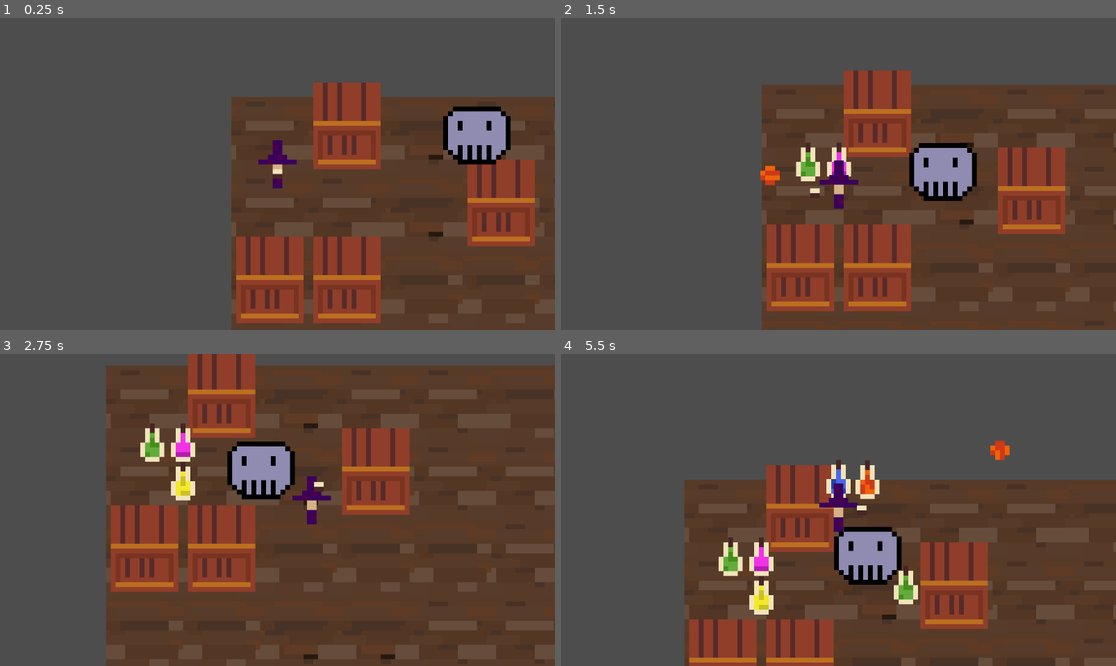
Above: before the commit, frames 1-4 (two rows, left to right).
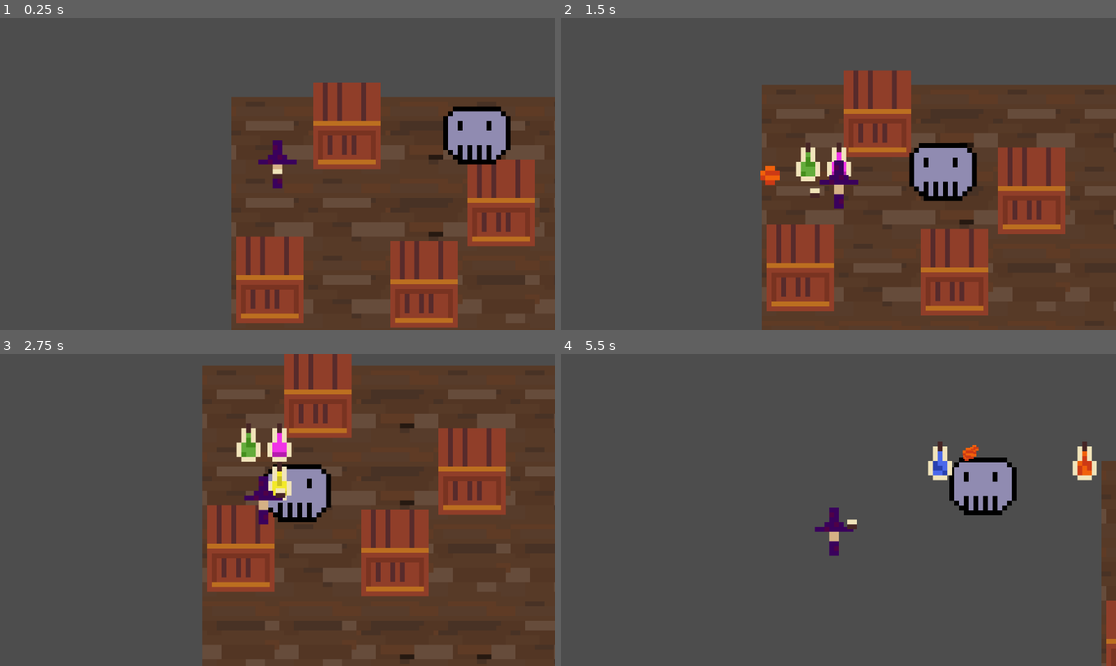
Above: after the commit, the same moments.

Repository: chluebi/ludum-dare-58
Game: Godot game, scene res://main.tscn
Same seed, same stepped clock (60 frames per second), same inputs: the game is played once before the commit and once after it.
Inputs (mouse positions are in pixels of both pictures, inside the frame that each line leads up to):
- Up to frame 1 (0.25 s): no input
- Up to frame 2 (1.5 s): tap Enter (ui_accept) at 0.5, 0.77 s; move the mouse to (960, 158) at 0.52 s; hold D (move_right) 0.53-1.28 s; click (960, 158) at 0.6 s; move the mouse to (727, 189) at 1.27 s; hold S (move_down) from 1.28 s (still down); click (727, 189) at 1.35 s
- Up to frame 3 (2.75 s): tap Enter (ui_accept) at 1.52 s; move the mouse to (333, 441) at 2.02 s; release S (move_down) at 2.03 s; hold D (move_right) from 2.03 s (still down); click (333, 441) at 2.1 s
- Up to frame 4 (5.5 s): move the mouse to (810, 572) at 2.77 s; release D (move_right) at 2.78 s; hold W (move_up) 2.78-3.53 s; click (810, 572) at 2.85 s; tap Enter (ui_accept) at 3.02, 3.77, 4.52 s; move the mouse to (1005, 556) at 3.52 s; hold A (move_left) 3.53-5.03 s; click (1005, 556) at 3.6 s; move the mouse to (672, 463) at 4.27 s; click (672, 463) at 4.35 s; move the mouse to (866, 510) at 5.02 s; hold S (move_down) from 5.03 s (still down); click (866, 510) at 5.1 s

The runs differ from the first frame. In frame 1, 5.8% of the frame differs, in the area x 56-83%, y 69-100%; in frame 2, 5.8%; in frame 3, 37%; in frame 4, 48%, in the area x 22-100%, y 27-100%.

Commit message:
better navigation

Diff:
--- a/enemy.gd
+++ b/enemy.gd
@@ -17,20 +17,42 @@
 	pass
 
 
+
+const offset := Vector2i(160, 160) * 0.5 # enemy is 16x16 scaled by 10
+
 func _physics_process(_delta: float) -> void:
-	var path = _tile_map.find_path(position, player.position)
+	var tile_pos := _tile_map.local_to_map(_tile_map.to_local(position))
+	var path = _tile_map.find_path(_tile_map.to_global(_tile_map.map_to_local(tile_pos)) - offset, player.position)
+	if len(path) < 1:
+		_move_to(player.position)
+		return
 
-	if len(path) > 1:
-		var next_local_point = path[1]
+	var tile_target := _tile_map.local_to_map(path[0])
 
-		# Convert the TileMap's Local Point (next_local_point) to the final World Coordinate.
-		# This correctly applies the TileMap's global position AND the 10x scale.
-		var next_world_point = _tile_map.to_global(next_local_point)
+	if (tile_pos == tile_target):
+		if len(path) > 1:
+			tile_target = _tile_map.local_to_map(path[1])
+		else:
+			_move_to(player.position)
+			return
 
-		_move_to(next_world_point)
+	print('tile pos ', tile_pos)
+	print('tile target ', tile_target)
+
+	if (tile_pos.x != tile_target.x):
+		print('moving x')
+		_move_to(_tile_map.to_global(_tile_map.map_to_local(Vector2(tile_target.x, tile_pos.y))))
+	elif (tile_pos.y != tile_target.y):
+		print('moving y')
+		_move_to(_tile_map.to_global(_tile_map.map_to_local(Vector2(tile_pos.x, tile_target.y))))
+	else:
+		print('else')
+		_move_to(player.position)
 
 
 
 func _move_to(global_position: Vector2):
+	# position = Vector2(0, 0) + offset
+	print("moving to", global_position)
 	velocity = (global_position - position).normalized() * speed
 	move_and_slide()
--- a/enemy.tscn
+++ b/enemy.tscn
@@ -20,7 +20,10 @@
 scale = Vector2(10, 10)
 
 [node name="AnimatedSprite2D" type="AnimatedSprite2D" parent="."]
+position = Vector2(1.4901161e-08, -1.4901161e-08)
 sprite_frames = SubResource("SpriteFrames_4gyqm")
+metadata/_edit_group_ = true
 
 [node name="CollisionShape2D" type="CollisionShape2D" parent="."]
+position = Vector2(0, -3.5527137e-15)
 shape = SubResource("RectangleShape2D_qi2p4")
--- a/main.tscn
+++ b/main.tscn
@@ -39,11 +39,11 @@
 position = Vector2(480, 160)
 
 [node name="Crate3" parent="." instance=ExtResource("4_1bvp3")]
-position = Vector2(160.00003, 320)
+position = Vector2(320, 329)
 
 [node name="Crate4" parent="." instance=ExtResource("4_1bvp3")]
 position = Vector2(1.5258789e-05, 320)
 
 [node name="Enemy" parent="." instance=ExtResource("5_lquwl")]
-position = Vector2(560, 80.00001)
+position = Vector2(560, 80)
 script = ExtResource("6_7mycd")
--- a/project.godot
+++ b/project.godot
@@ -18,6 +18,7 @@
 [global_group]
 
 static_obstacles=""
+dynamic_obstacles=""
 
 [input]
 
--- a/tile_map_layer.gd
+++ b/tile_map_layer.gd
@@ -23,7 +23,7 @@
 	_astar.offset = BASE_TILE_SIZE * 0.5
 	_astar.default_compute_heuristic = AStarGrid2D.HEURISTIC_MANHATTAN
 	_astar.default_estimate_heuristic = AStarGrid2D.HEURISTIC_MANHATTAN
-	_astar.diagonal_mode = AStarGrid2D.DIAGONAL_MODE_NEVER
+	_astar.diagonal_mode = AStarGrid2D.DIAGONAL_MODE_ONLY_IF_NO_OBSTACLES
 	_astar.update()
 
 	for pos in get_used_cells():
@@ -49,7 +49,7 @@
 	var current_obstacle_positions: Dictionary = {}
 
 	# 1. Get all nodes in the 'static_obstacles' group
-	for node in get_tree().get_nodes_in_group("static_obstacles"):
+	for node in get_tree().get_nodes_in_group("static_obstacles") + get_tree().get_nodes_in_group("dynamic_obstacles"):
 		# Ensure the node has a global_position property (e.g., CharacterBody2D, Node2D)
 		if not node.has_method("get_global_position"):
 			# Skip if the node type doesn't support global position
Not shown: 1 places in main.tscn that only renumber resources
